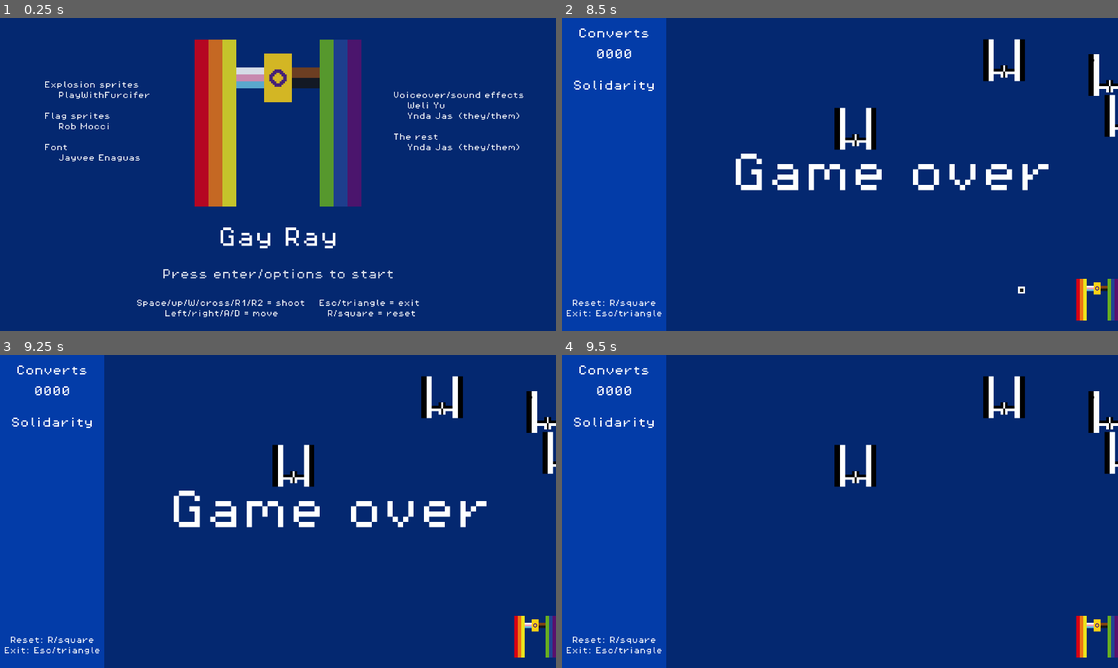
Above: before the commit, frames 1-4 (two rows, left to right).
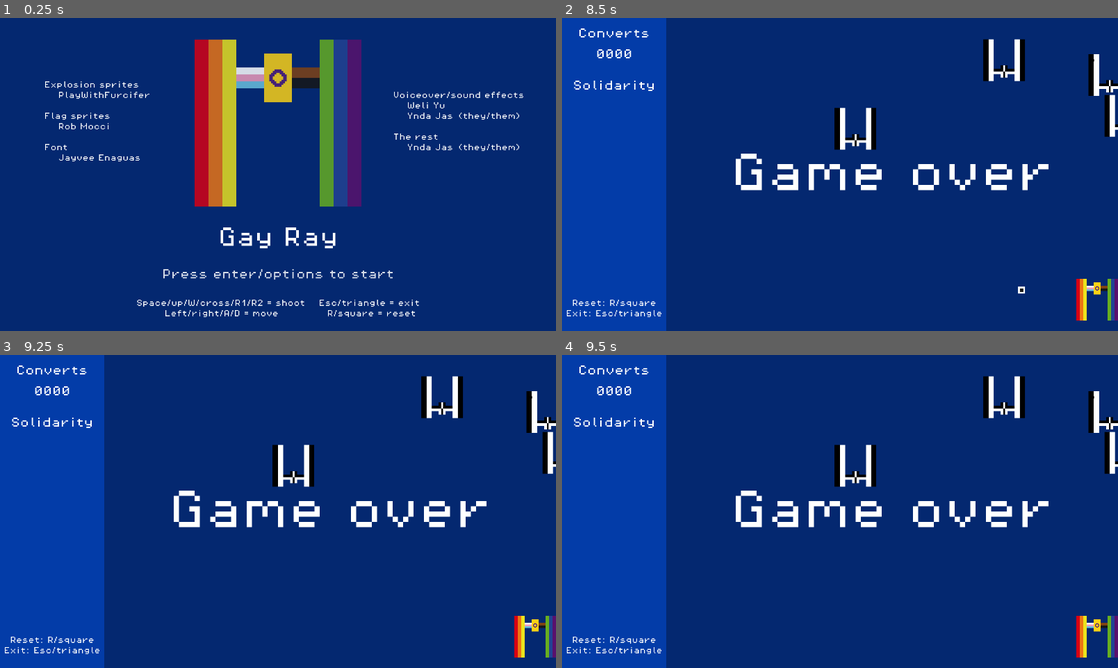
Above: after the commit, the same moments.

Repository: yndajas/qgjam-2023
Game: Godot game, scene res://scenes/menu.tscn
Two runs of this game, one before a commit and one after it. Both use one fixed random seed, a clock stepped at 60 frames per second and the inputs below.
Inputs:
- Up to frame 1 (0.25 s): no input
- Up to frame 2 (8.5 s): tap Enter (start_game) at 0.5, 1.55, 2.85, 3.8, 4.35, 6.05, 7.35, 8.3 s; hold Right (move_right) 0.53-1.28 s; hold Enter (start_game) 0.53-1.28 s; hold Left (move_left) 1.28-2.03 s; tap Space (fire) at 1.35, 5.85 s; hold Enter (start_game) 2.03-2.78 s; hold Right (move_right) 2.03-3.53 s; hold Space (fire) 3.53-4.28 s; hold Left (move_left) 3.53-5.78 s; hold Enter (start_game) 5.03-5.78 s; hold Right (move_right) 5.78-8.03 s; hold Enter (start_game) 6.53-7.28 s; hold Left (move_left) from 8.03 s (still down); hold Space (fire) from 8.03 s (still down)
- Up to frame 3 (9.25 s): keep holding Left (move_left); release Space (fire) at 8.78 s; tap Enter (start_game) at 8.85 s
- Up to frame 4 (9.5 s): keep holding Left (move_left)

Frames 1-3 are identical in both runs. In frame 4, 1.8% of the frame differs, in the area x 31-88%, y 43-56%.

Commit message:
Flash level up text on level up
- Set default wait time for game over timer to 3, matching the standard
  timeout when visible
- Set game over timer to one shot since the restarts are managed in code

Diff:
--- a/scenes/main.tscn
+++ b/scenes/main.tscn
@@ -84,7 +84,24 @@
 text = "[center]Game over"
 
 [node name="FlashTimer" type="Timer" parent="GameOverText"]
-wait_time = 1.5
+wait_time = 3.0
+one_shot = true
+
+[node name="LevelUpText" type="RichTextLabel" parent="."]
+visible = false
+offset_left = 942.0
+offset_top = 24.0
+offset_right = 1256.0
+offset_bottom = 72.0
+theme = ExtResource("3_nln1n")
+theme_override_font_sizes/normal_font_size = 48
+bbcode_enabled = true
+text = "[center]Level up"
+
+[node name="FlashTimer" type="Timer" parent="LevelUpText"]
+wait_time = 0.75
+one_shot = true
 
 [connection signal="timeout" from="EnemySpawnTimer" to="." method="_on_enemy_spawn_timer_timeout"]
 [connection signal="timeout" from="GameOverText/FlashTimer" to="." method="_on_game_over_flash_timer_timeout"]
+[connection signal="timeout" from="LevelUpText/FlashTimer" to="." method="_on_level_up_flash_timer_timeout"]
--- a/scripts/main.gd
+++ b/scripts/main.gd
@@ -7,6 +7,7 @@
 var collected_flags: Array[int]
 var enemy_scene: PackedScene = preload("res://scenes/enemy.tscn")
 var flag_scene: PackedScene = preload("res://scenes/flag.tscn")
+var level_up_flash_count: int = 0
 var uncollected_flags: Array[int] = [0, 1, 2, 3, 4, 5, 6, 7, 8, 9, 10, 11, 12, 13]
 @onready var controls_text: RichTextLabel = $InformationPanel/ControlsText
 @onready var converts_count_text: RichTextLabel = $InformationPanel/ConvertsCountText
@@ -14,6 +15,8 @@
 @onready var game_over_text: RichTextLabel = $GameOverText
 @onready var game_over_text_flash_timer: Timer = $GameOverText/FlashTimer
 @onready var information_panel: ColorRect = $InformationPanel
+@onready var level_up_text: RichTextLabel = $LevelUpText
+@onready var level_up_text_flash_timer: Timer = $LevelUpText/FlashTimer
 @onready var player: CharacterBody2D = $Player
 @onready var sfx_player: AudioStreamPlayer = $SfxPlayer
 
@@ -52,6 +55,20 @@
 		game_over_text_flash_timer.start(0.85)
 
 
+func _on_level_up_flash_timer_timeout() -> void:
+	level_up_text.set_visible(!level_up_text.visible)
+	level_up_flash_count += 1
+
+	if level_up_flash_count == 6:
+		level_up_flash_count = 0
+		return
+
+	if level_up_text.visible:
+		level_up_text_flash_timer.start(0.8)
+	else:
+		level_up_text_flash_timer.start(0.4)
+
+
 func collect_flag() -> void:
 	var index = randi_range(0, uncollected_flags.size() - 1)
 	var collected_flag = uncollected_flags[index]
@@ -69,6 +86,9 @@
 		sfx_player.stream = maximum_level_sound
 	else:
 		sfx_player.stream = level_up_sounds.pick_random()
+		level_up_text.set_visible(true)
+		level_up_flash_count += 1
+		level_up_text_flash_timer.start()
 
 	sfx_player.play()
 
